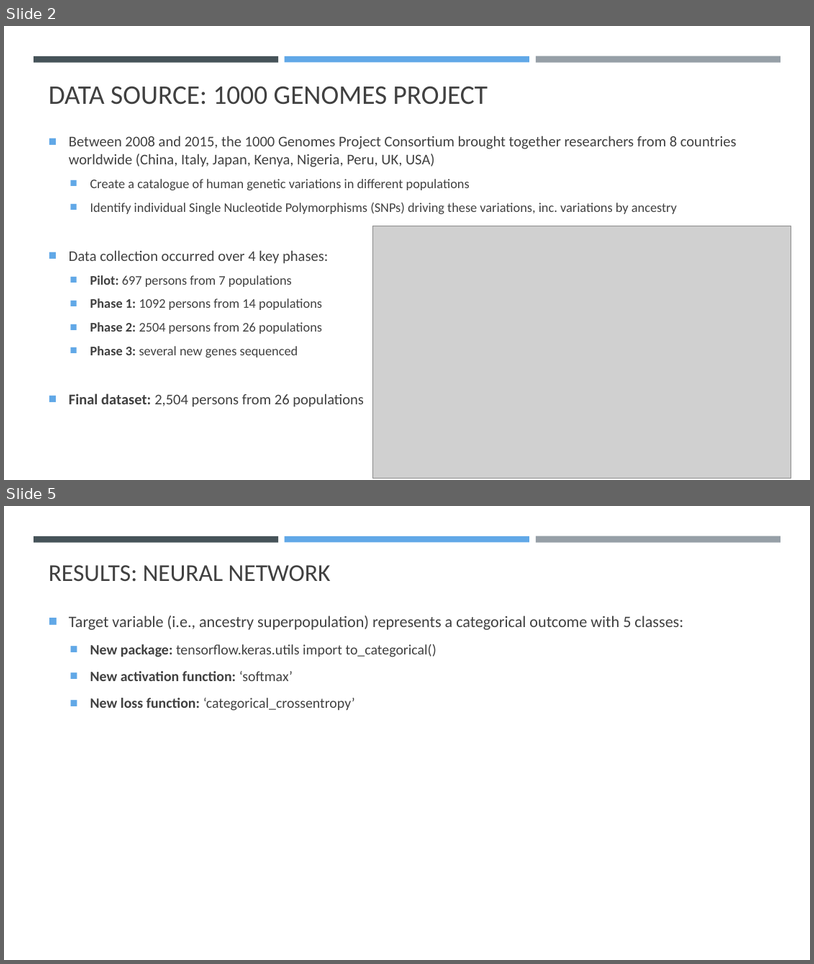
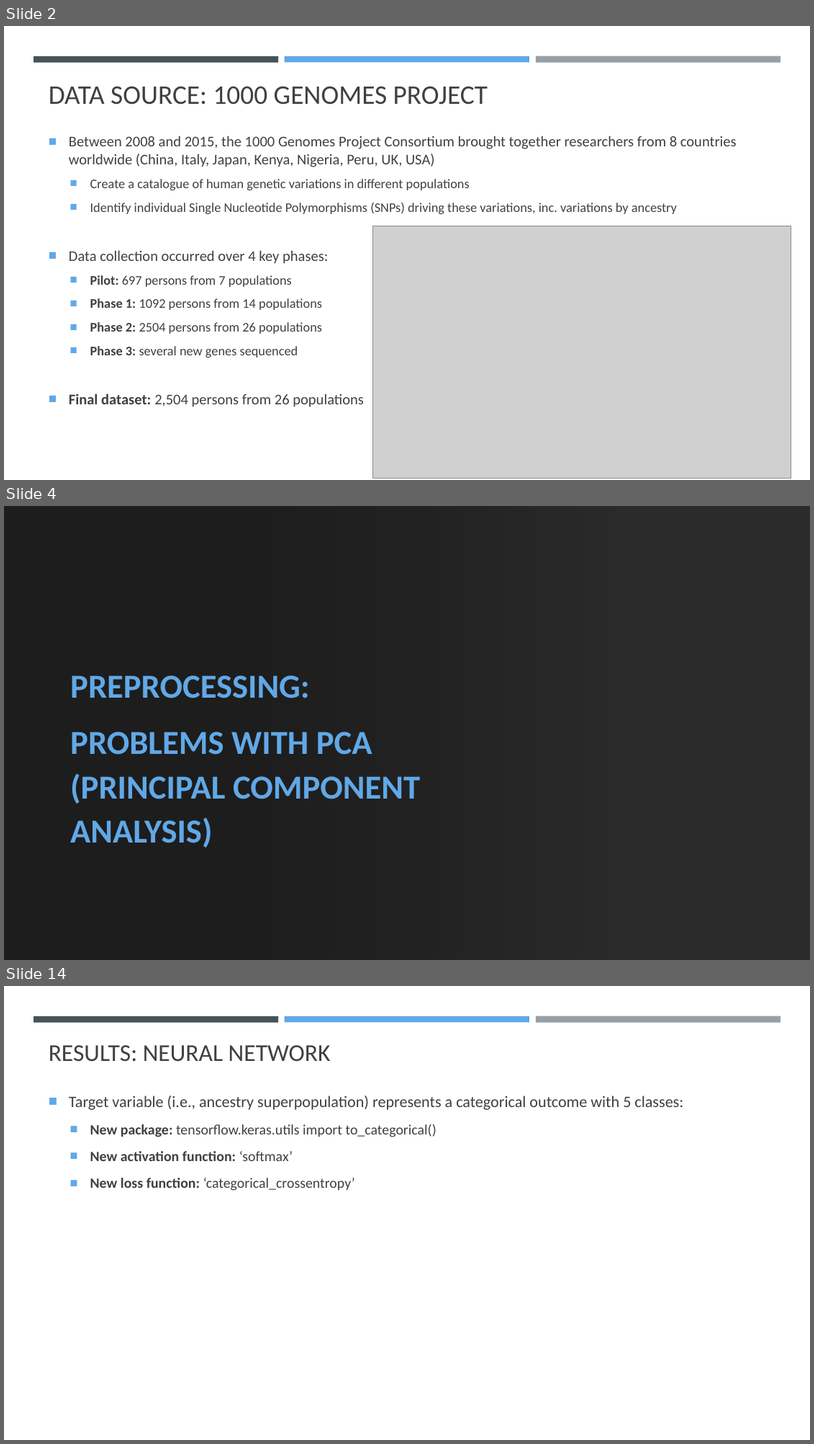
Before and after one commit to K-G-Witt/project4-team1, a slide deck: 1000genomes_Presentation.pptx. Shown one above the other, each under a label of ours: slides 2 and 5 before the commit, slides 2, 4 and 14 after it; the slides between them are not shown. The pictures are 814x964 and 814x1444 pixels, drawn with LibreOffice and Linux fonts; fonts in the diff are those of the drawing; grey boxes stand for pictures; background and template pictures are left out; a plain dark background stands for a picture behind light text. Boxes give left, top, right and bottom in pixels: in the first picture for what was removed or moved away, otherwise in the second. Text is boxed around its words. In the diff, an @@ line names an element or a change of style, - is before the commit and + after.

```diff
--- a/1000genomes_Presentation.pptx
+++ b/1000genomes_Presentation.pptx
@@ slide 4 added at (x1=4, y1=506, x2=810, y2=960), background picture (left out) @@
@@ rectangle added at (x1=4, y1=506, x2=810, y2=960), fill #FFFFFF @@
@@ rectangle added at (x1=4, y1=506, x2=622, y2=960), fill gradient #000000 @@
@@ subtitle added at (x1=70, y1=675, x2=420, y2=847), 40 pt, text #61A8E7, bold @@
+PREPROCESSING:
+PROBLEMS WITH PCA (PRINCIPAL COMPONENT ANALYSIS)
@@ what was slide 5 is now slide 14 @@
```
Also in this commit, not shown: 1 slide changed, 9 other slides added, 1 slide removed.
